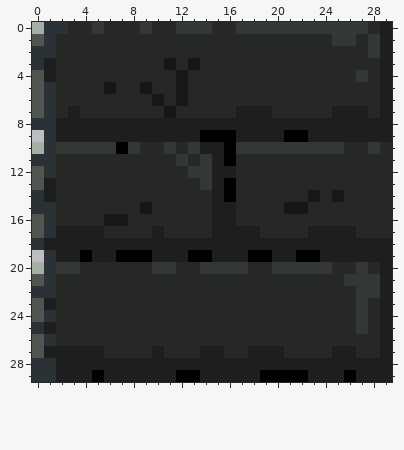
A pixel-art sprite gets an edit: src/main/resources/assets/main/tiles/aztec_bgt/1.png. The picture above was drawn from the file before the commit.
The file is 30x30 pixels. Colours within 5 levels of each other are drawn and written as one.
The result:
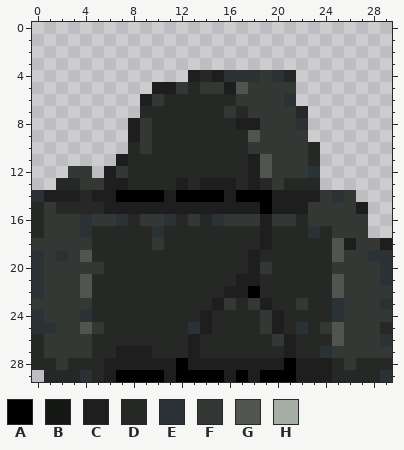
Palette (. is transparent): A #000000  B #161816  C #1e1e1e  D #252825  E #2a3235  F #343834  G #50554f  H #a6afa6
Edits made:
Changed rows in their new state; - is an unchanged pixel.
first column x 0:
 0 ..............................
 1 ..............................
 2 ..............................
 3 ..............................
 4 .............C-CEEEFE-........
 5 ..........CCF-FFCGFFFF........
 6 .........CF-D----FFFFE........
 7 .........--D----FDFFFF-.......
 8 ........-FDDDDDDD--FFFE.......
 9 -.......-FDDDDDDDDGFFFF.......
10 ........DF-D-DDDDD-----D......
11 .......C----D-DDD-CGFFF-......
12 ...FF.CF-----DDDD-CGFFFE......
13 ..--FFCC----C-C-C-C-F---......
14 --CC-CCAAAACAAAACAAACCCCFEF...
15 DF----CCCCCCCCC--CCACCCFFFFC..
16 DFFFEFFE-FFE-F-EFFFCFF-FFFFF..
17 DFFFED----E----DDDDC---EDFFF..
18 FFFFFDDDDDFDDDDDDDD-DDDDDG-FF-
19 EFEFGDDDDDDDDDDDDDCDDDDDDGFFEE
20 EF--FF----DD--DDDDCFDDDDDFF-FE
21 EFFFG------------CC------G---E
22 -FFFG-----------CCA------GF--F
23 FFFFF----------CF-FC--F--EF-FE
24 EFFFE---------C----FC----EF-FF
25 -EFFGF-------EC----FC-E-FGF-FD
26 DFFFF--------C------FC---GFFFE
27 DFFFFD-CCCD--CDD--DDDC--EFFFFF
28 DDFDDD------A--------A---DFDDD
29 .DDDED-AAAA---AA-A----C--DDDDE
Changed places in both pictures, as pixel boxes (x1, y1, x2, y2):
changed: (32, 22, 392, 382)
